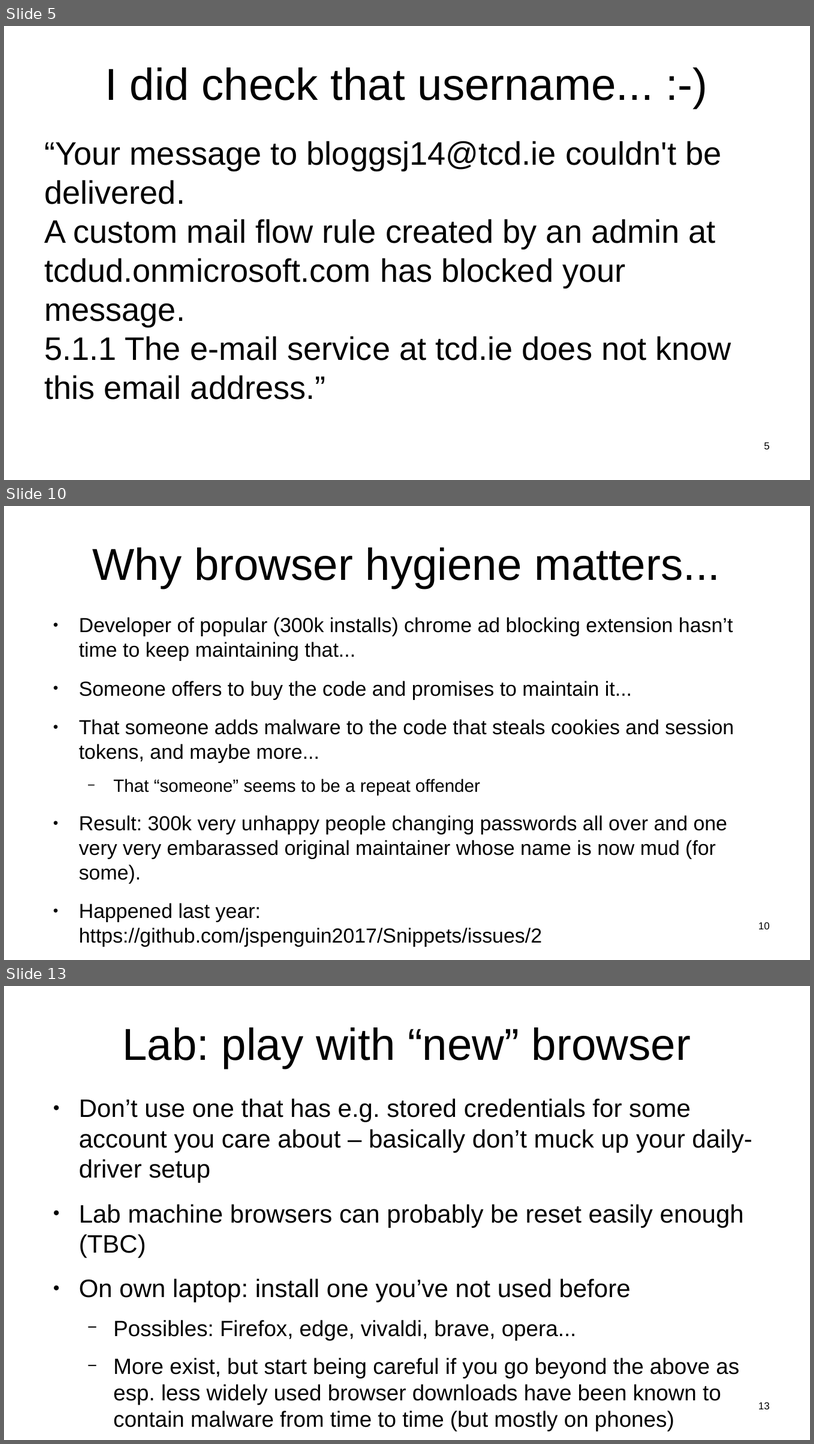
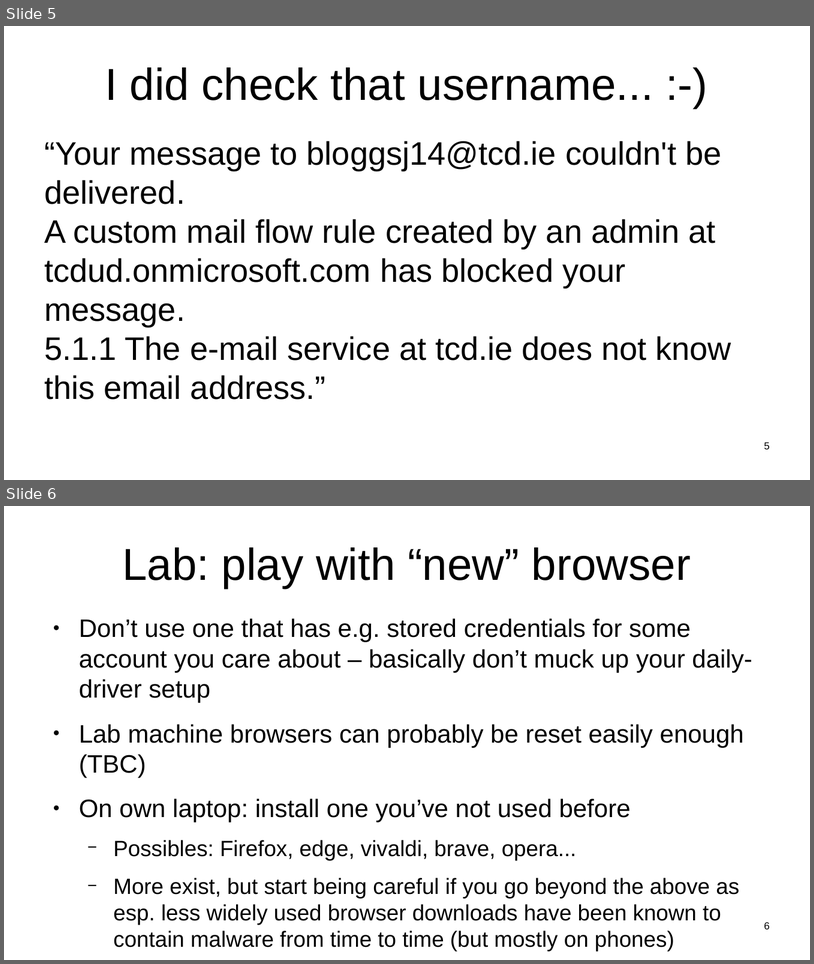
Before and after one commit to sftcd/witidtm, a slide deck: lectures/2022-2023/labs.odp. Shown one above the other, each under a label of ours: slides 5, 10 and 13 before the commit, slides 5 and 6 after it; the slides between them are not shown. The pictures are 814x1444 and 814x964 pixels, drawn with LibreOffice and Linux fonts; fonts in the diff are those of the drawing. Boxes give left, top, right and bottom in pixels: in the first picture for what was removed or moved away, otherwise in the second. Text is boxed around its words. In the diff, an @@ line names an element or a change of style, - is before the commit and + after.

```diff
--- a/lectures/2022-2023/labs.odp
+++ b/lectures/2022-2023/labs.odp
@@ slide 10 removed at box(4, 506, 810, 960), background #FFFFFF @@
@@ title removed at box(93, 547, 720, 588) @@
-Why browser hygiene matters...
@@ text removed at box(79, 617, 734, 946) @@
-● Developer of popular (300k installs) chrome ad blocking extension hasn’t time to keep maintaining that...
-● Someone offers to buy the code and promises to maintain it...
-● That someone adds malware to the code that steals cookies and session tokens, and maybe more...
-  − That “someone” seems to be a repeat offender
-● Result: 300k very unhappy people changing passwords all over and one very very embarassed original maintainer whose name is now mud (for some).
-● Happened last year:
-  https://github.com/jspenguin2017/Snippets/issues/2
@@ page number removed at box(759, 922, 770, 929) @@
-10
@@ what was slide 13 is now slide 6 @@
@@ page number at box(764, 922, 770, 929): text changed @@
-13
+6
```
Also in this commit, not shown: 6 other slides removed, 5 other files.
